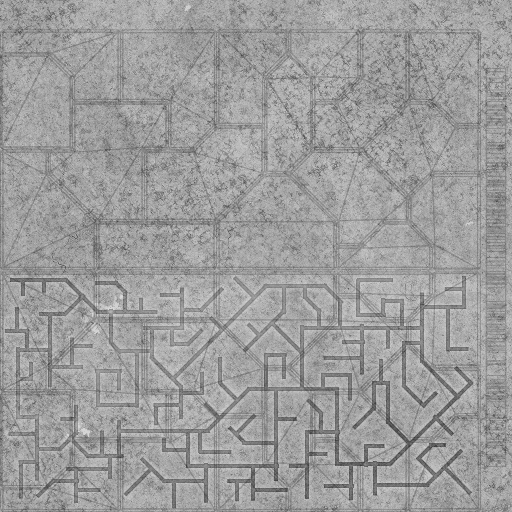
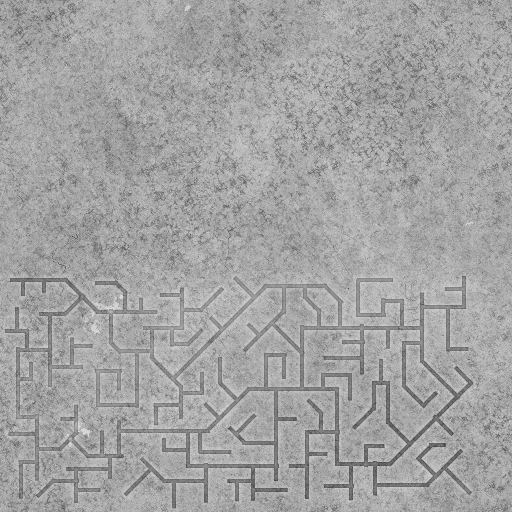
Two versions of the same layered image (512x512). Layer-by-layer changes:
hid "UV", painted on it over [0, 29, 507, 512]
painted on "Metal042B_Greyscale.png" (2nd of 2, in "Valuable_Mural_01" › "Gold" › "Metal042B_Greyscale.png") over [0, 29, 507, 512]
painted on "BG" over [0, 29, 507, 512]